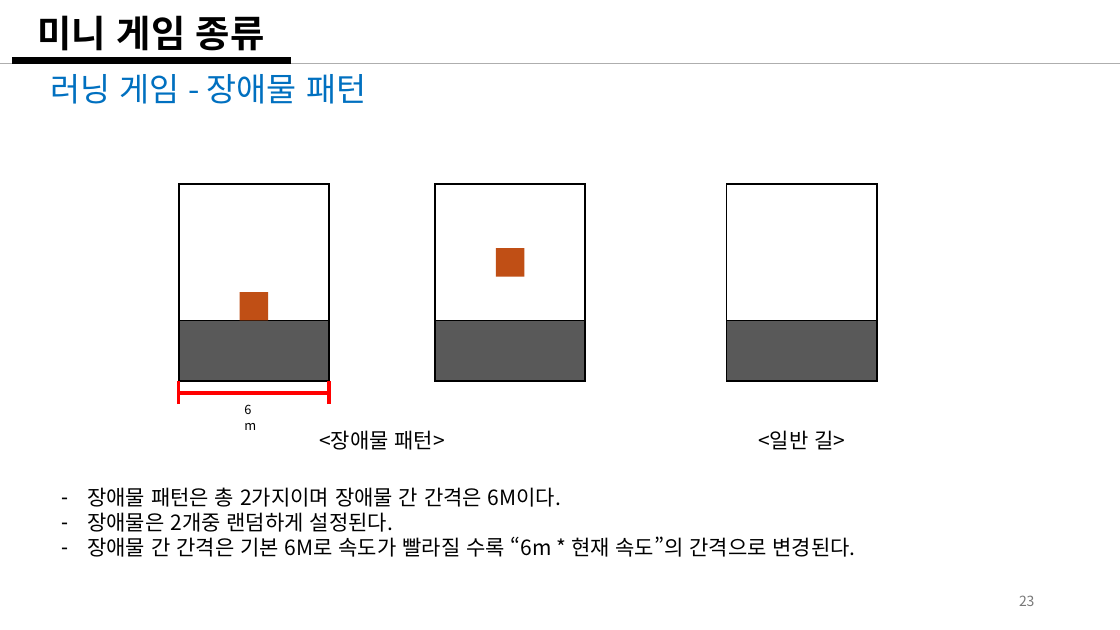
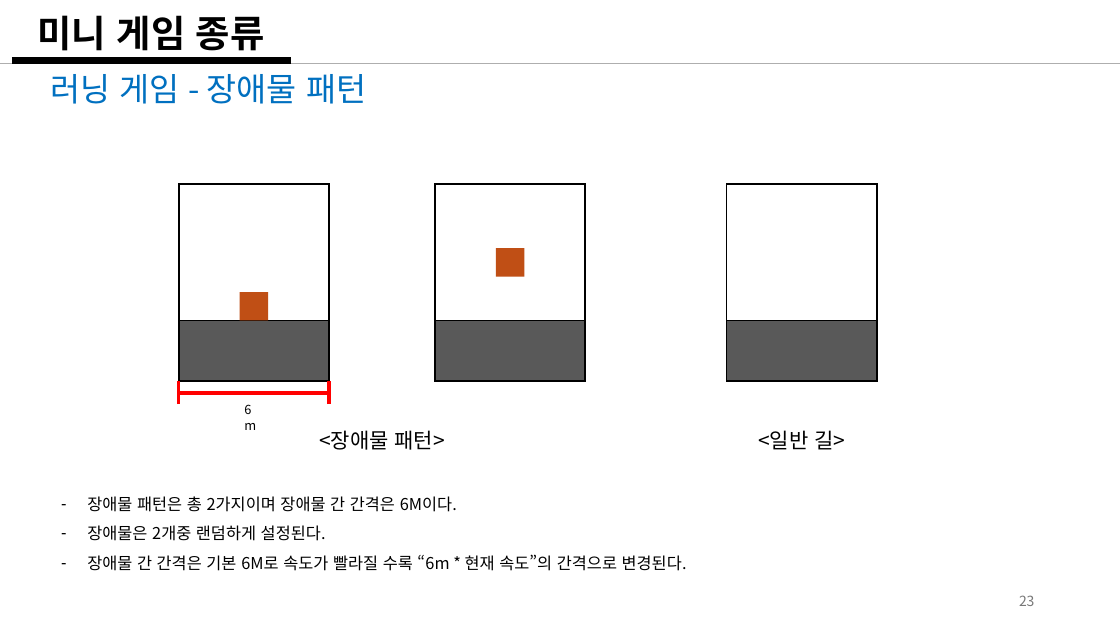
Before and after one commit to weariness00/Mandle_10Minute_Game, a slide deck: slide 23 of document/Please Leave me alone!.pptx. Drawn at 1120x630 pixels with LibreOffice and Linux fonts; fonts in the diff are those of the drawing. Boxes give left, top, right and bottom in pixels: in the first picture for what was removed or moved away, otherwise in the second. Text is boxed around its words. In the diff, an @@ line names an element or a change of style, - is before the commit and + after.

```diff
--- a/document/Please Leave me alone!.pptx
+++ b/document/Please Leave me alone!.pptx
@@ text "장애물 패턴은 총 2가지이며 장애물 ..." at (87, 496, 687, 571): size 18 to 14 pt; line spacing 1 to 1.5 @@
```
Also in this commit, not shown: 7 other slides changed, 2 other files.
